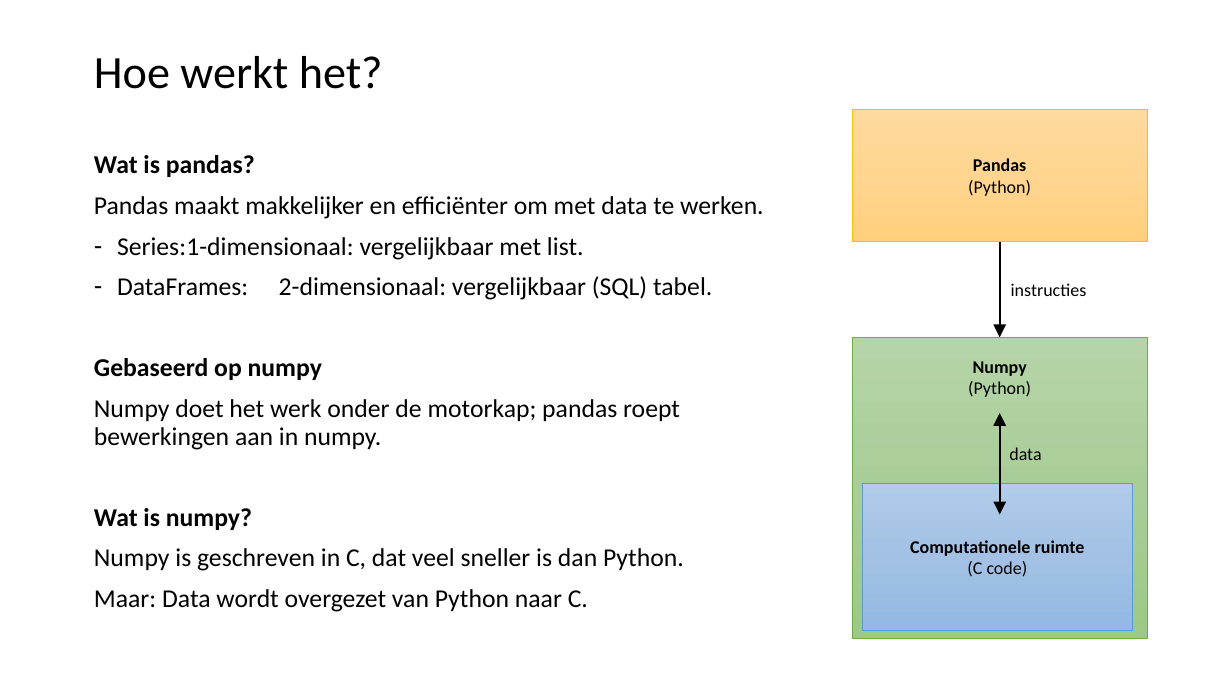
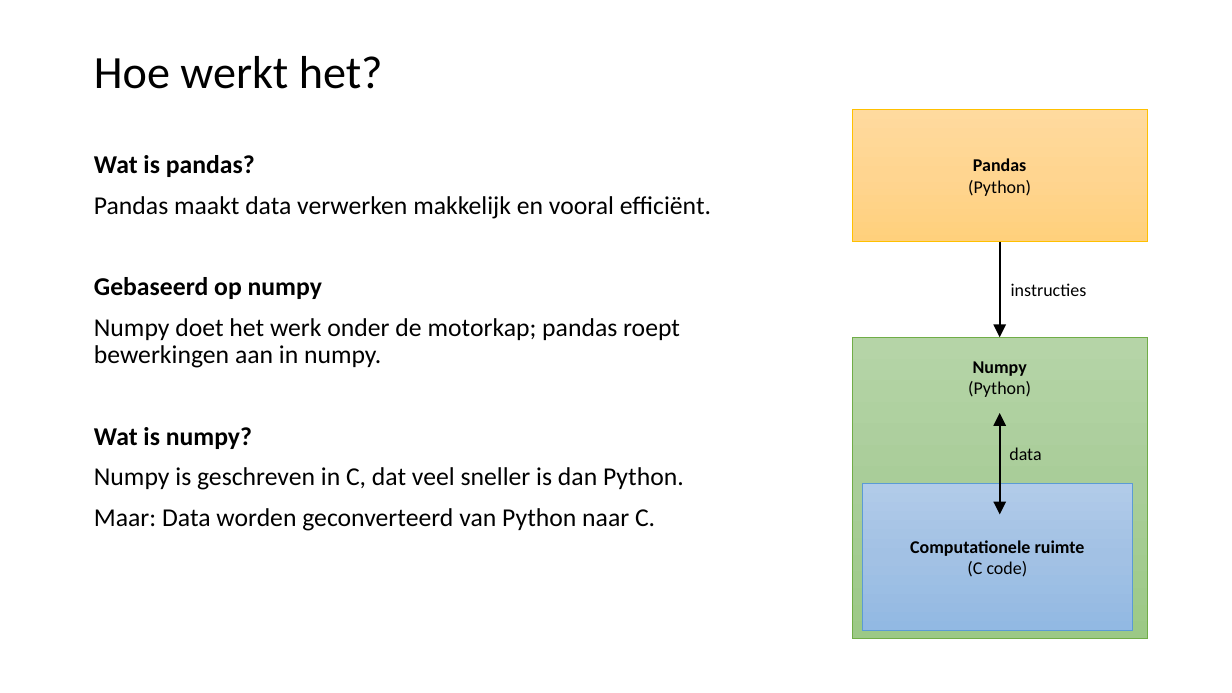
Before and after one commit to LFKoning/knowledge-sharing, a slide deck: slide 4 of python_trainees/3_pandas_plotting/python_traineeship_3.pptx. Drawn at 1232x693 pixels with LibreOffice and Linux fonts; fonts in the diff are those of the drawing. Boxes give left, top, right and bottom in pixels: in the first picture for what was removed or moved away, otherwise in the second. Text is boxed around its words. In the diff, an @@ line names an element or a change of style, - is before the commit and + after.

Commit message:
Refresh Python trainees part 3

```diff
--- a/python_trainees/3_pandas_plotting/python_traineeship_3.pptx
+++ b/python_trainees/3_pandas_plotting/python_traineeship_3.pptx
@@ text at [94,196,711,219]: text changed @@
-Pandas maakt makkelijker en efficiënter om met data te werken.
-– Series: 1-dimensionaal: vergelijkbaar met list.
-– DataFrames: 2-dimensionaal: vergelijkbaar (SQL) tabel.
+Pandas maakt data verwerken makkelijk en vooral efficiënt.
@@ text at [94,508,655,531]: text changed @@
-Maar: Data wordt overgezet van Python naar C.
+Maar: Data worden geconverteerd van Python naar C.
```
Also in this commit, not shown: 9 other slides changed, 2 other files.
